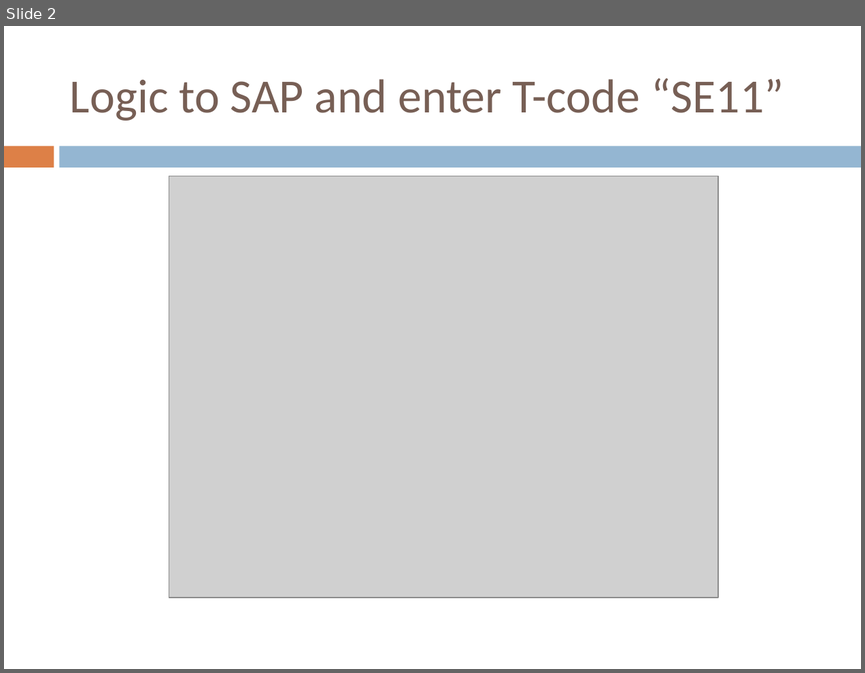
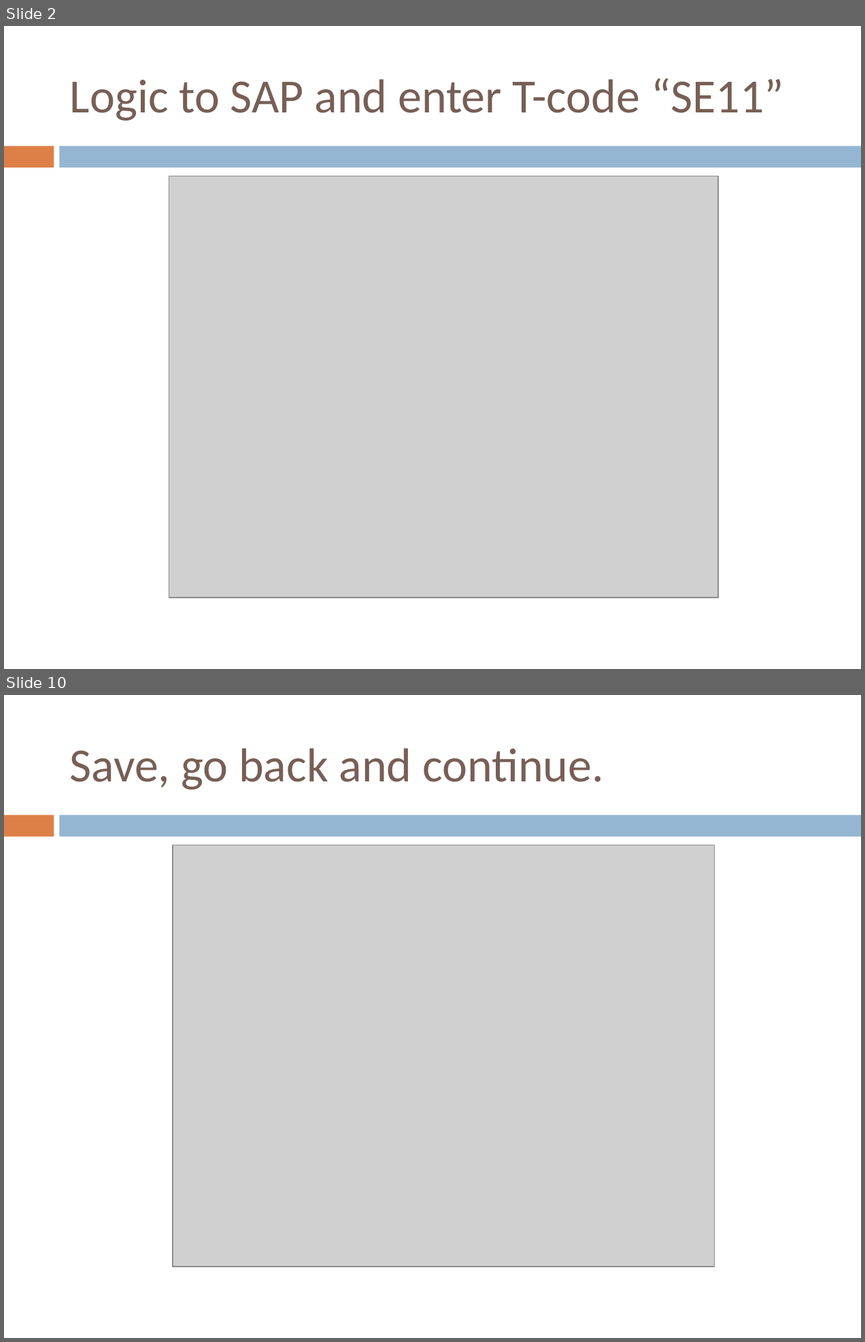
Before and after one commit to mparab01/SAP_HANA, a slide deck: 04. Extract the data through ECC system.pptx. Shown one above the other, each under a label of ours: slide 2 before the commit, slides 2 and 10 after it; the slides between them are not shown. The pictures are 865x673 and 865x1342 pixels, drawn with LibreOffice and Linux fonts; fonts in the diff are those of the drawing; grey boxes stand for pictures. Boxes give left, top, right and bottom in pixels: in the first picture for what was removed or moved away, otherwise in the second. Text is boxed around its words. In the diff, an @@ line names an element or a change of style, - is before the commit and + after.

```diff
--- a/04. Extract the data through ECC system.pptx
+++ b/04. Extract the data through ECC system.pptx
@@ slide 10 added at <box>4,695,861,1338</box>, background #FFFFFF; not listed: 2 template elements that a slide beside it also shows @@
@@ title added at <box>70,748,604,790</box>, 40 pt, text #775F55 @@
+Save, go back and continue.
@@ picture added at <box>173,845,715,1266</box> @@
```
Also in this commit, not shown: 1 slide changed, 18 other slides added, 4 other files.
